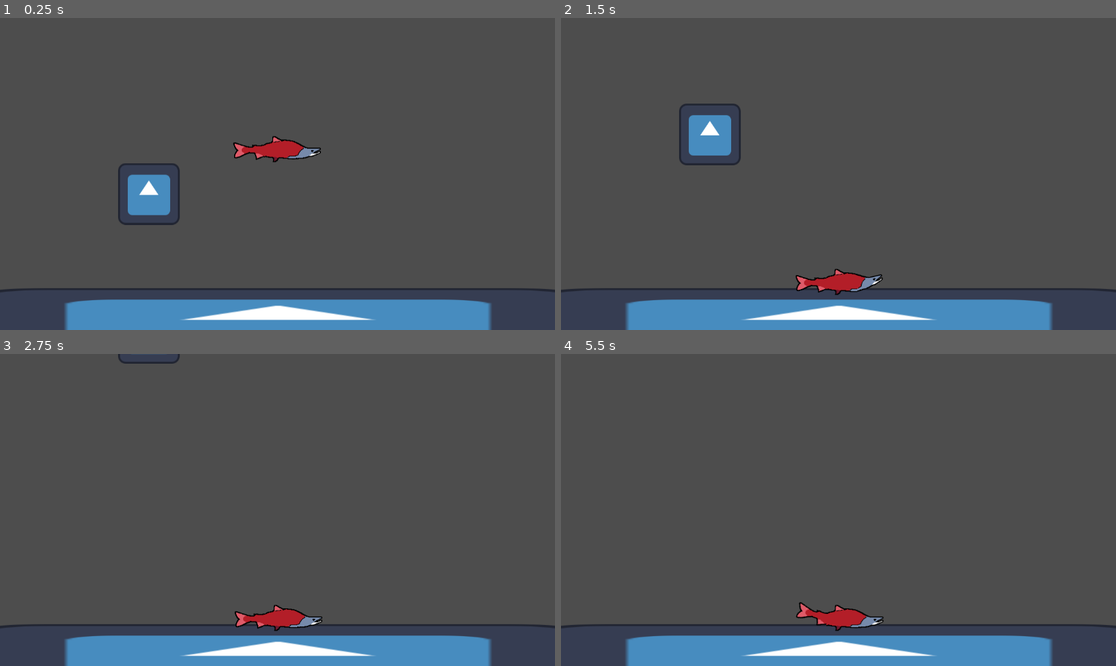
Above: before the commit, frames 1-4 (two rows, left to right).
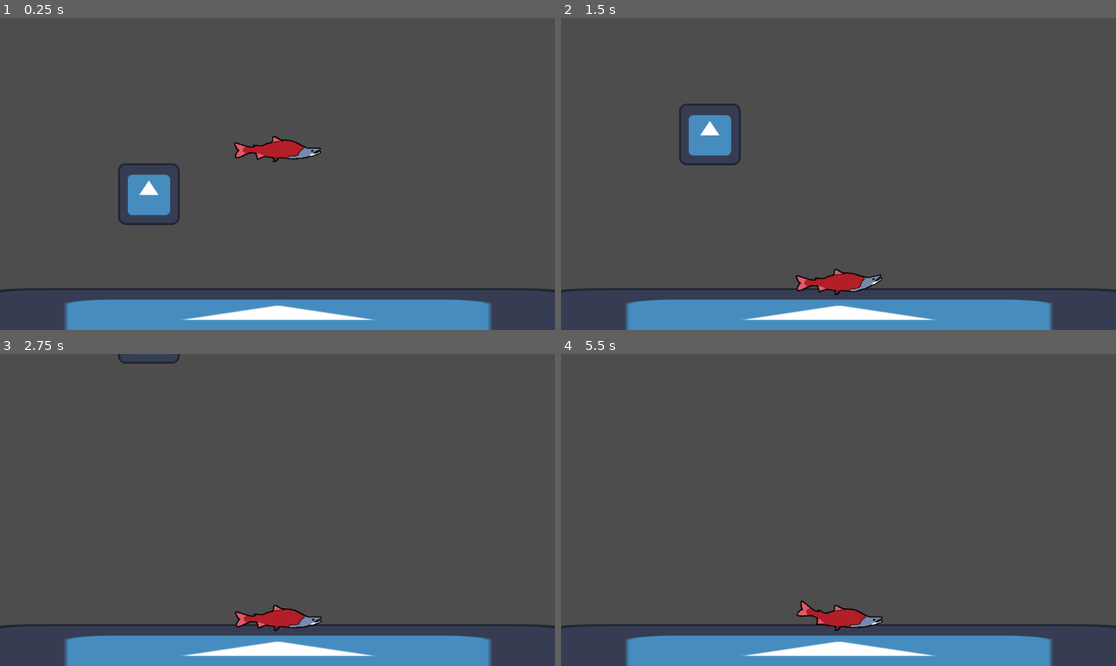
Above: after the commit, the same moments.

Repository: BurntPineapple52/FishGame
Game: Godot game, scene res://scenes/stages/test_stage.tscn
Two runs of this game, one before a commit and one after it. Both use one fixed random seed, a clock stepped at 60 frames per second and the inputs below. The engine's default icon, where the game draws it, is replaced by a stand-in: a white triangle on a blue panel in a dark square.
Inputs:
- Up to frame 1 (0.25 s): no input
- Up to frame 2 (1.5 s): tap E (f) at 0.6 s; tap U (l) at 0.8, 1.35 s
- Up to frame 3 (2.75 s): tap , (o) at 1.55, 2.1 s; tap R (p) at 2.3 s
- Up to frame 4 (5.5 s): tap R (p) at 2.85, 5.3 s; tap E (f) at 3.05, 3.6 s; tap U (l) at 3.8, 4.35 s; tap , (o) at 4.55, 5.1 s

The runs differ from the first frame. In frame 1, less than 0.1% of the frame differs, in the area x 42-48%, y 39-46%; in frame 2, 0.1%; in frame 3, 0.1%; in frame 4, 0.2%, in the area x 42-59%, y 79-89%.

Commit message:
fish collisionbox tweak

Diff:
--- a/scenes/stages/test_stage.tscn
+++ b/scenes/stages/test_stage.tscn
@@ -1,8 +1,9 @@
-[gd_scene load_steps=6 format=3 uid="uid://deiin0bi61ug2"]
+[gd_scene load_steps=7 format=3 uid="uid://deiin0bi61ug2"]
 
 [ext_resource type="Texture2D" uid="uid://t087xbgaaapk" path="res://icon.svg" id="1_tbhgc"]
 [ext_resource type="PackedScene" uid="uid://dp4f40grjhffn" path="res://scenes/units/fish_guy3.tscn" id="2_1cou5"]
 [ext_resource type="Script" path="res://scripts/RigidBody2DTest.gd" id="2_rhcjw"]
+[ext_resource type="Script" path="res://scripts/gravflip.gd" id="4_gcxyr"]
 
 [sub_resource type="RectangleShape2D" id="RectangleShape2D_thbab"]
 size = Vector2(128, 128)
@@ -36,3 +37,6 @@
 
 [node name="FishGuy" parent="." instance=ExtResource("2_1cou5")]
 position = Vector2(580, 247)
+
+[node name="gravflip" type="Node2D" parent="."]
+script = ExtResource("4_gcxyr")
--- a/scenes/units/fish_guy3.tscn
+++ b/scenes/units/fish_guy3.tscn
@@ -38,19 +38,19 @@
 motor_enabled = true
 
 [node name="FishTail" type="RigidBody2D" parent="."]
-position = Vector2(-59, 0)
+position = Vector2(-28, 0)
 mass = 5.0
 script = ExtResource("3_ef1nn")
 
 [node name="CollisionShape2D" type="CollisionShape2D" parent="FishTail"]
-position = Vector2(3, 0)
+position = Vector2(-26, 0)
 shape = SubResource("RectangleShape2D_th8sa")
 
 [node name="Sprite2D" type="Sprite2D" parent="FishTail"]
+position = Vector2(-29, 0)
 texture = ExtResource("2_2nk2k")
 
 [node name="PinJoint2D" type="PinJoint2D" parent="FishTail"]
-position = Vector2(31, 0)
 node_a = NodePath("..")
 node_b = NodePath("../../FishBody")
 bias = 0.789
--- /dev/null
+++ b/scripts/gravflip.gd
@@ -0,0 +1,12 @@
+extends Node2D
+
+
+
+# Called when the node enters the scene tree for the first time.
+func _ready():
+	pass # Replace with function body.
+
+
+# Called every frame. 'delta' is the elapsed time since the previous frame.
+func _process(delta):
+	pass
